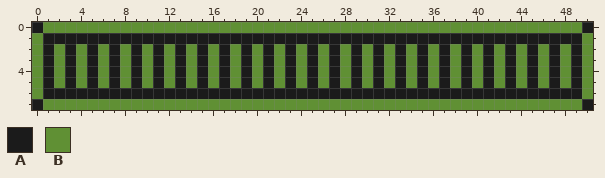
File history of a pixel-art file, art/progress_bar.aseprite. That is the earlier state.
51x8 pixels, 1 frame.
Palette (. is transparent): A #1b1b1b  B #609034
After the commit:
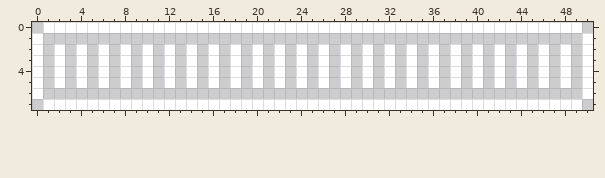
What changed:
@@ palette @@
-B #609034
+B #ffffff
--- layer "Layer 1"
@@ x 0..50 @@
-0 ABBBBBBBBBBBBBBBBBBBBBBBBBBBBBBBBBBBBBBBBBBBBBBBBBA
-1 BAAAAAAAAAAAAAAAAAAAAAAAAAAAAAAAAAAAAAAAAAAAAAAAAAB
-2 BABABABABABABABABABABABABABABABABABABABABABABABABAB
-3 BABABABABABABABABABABABABABABABABABABABABABABABABAB
-4 BABABABABABABABABABABABABABABABABABABABABABABABABAB
-5 BABABABABABABABABABABABABABABABABABABABABABABABABAB
-6 BAAAAAAAAAAAAAAAAAAAAAAAAAAAAAAAAAAAAAAAAAAAAAAAAAB
-7 ABBBBBBBBBBBBBBBBBBBBBBBBBBBBBBBBBBBBBBBBBBBBBBBBBA
+0 .BBBBBBBBBBBBBBBBBBBBBBBBBBBBBBBBBBBBBBBBBBBBBBBBB.
+1 B.................................................B
+2 B.B.B.B.B.B.B.B.B.B.B.B.B.B.B.B.B.B.B.B.B.B.B.B.B.B
+3 B.B.B.B.B.B.B.B.B.B.B.B.B.B.B.B.B.B.B.B.B.B.B.B.B.B
+4 B.B.B.B.B.B.B.B.B.B.B.B.B.B.B.B.B.B.B.B.B.B.B.B.B.B
+5 B.B.B.B.B.B.B.B.B.B.B.B.B.B.B.B.B.B.B.B.B.B.B.B.B.B
+6 B.................................................B
+7 .BBBBBBBBBBBBBBBBBBBBBBBBBBBBBBBBBBBBBBBBBBBBBBBBB.
Where, in picture pixels (left, top, right, bottom), the same in both pictures:
changed: (32, 22, 593, 110)
